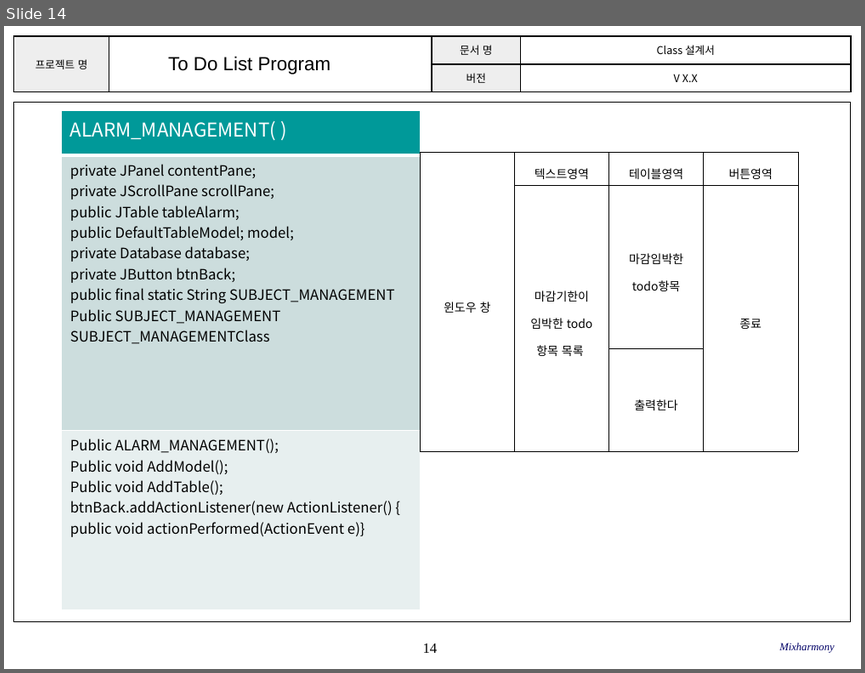
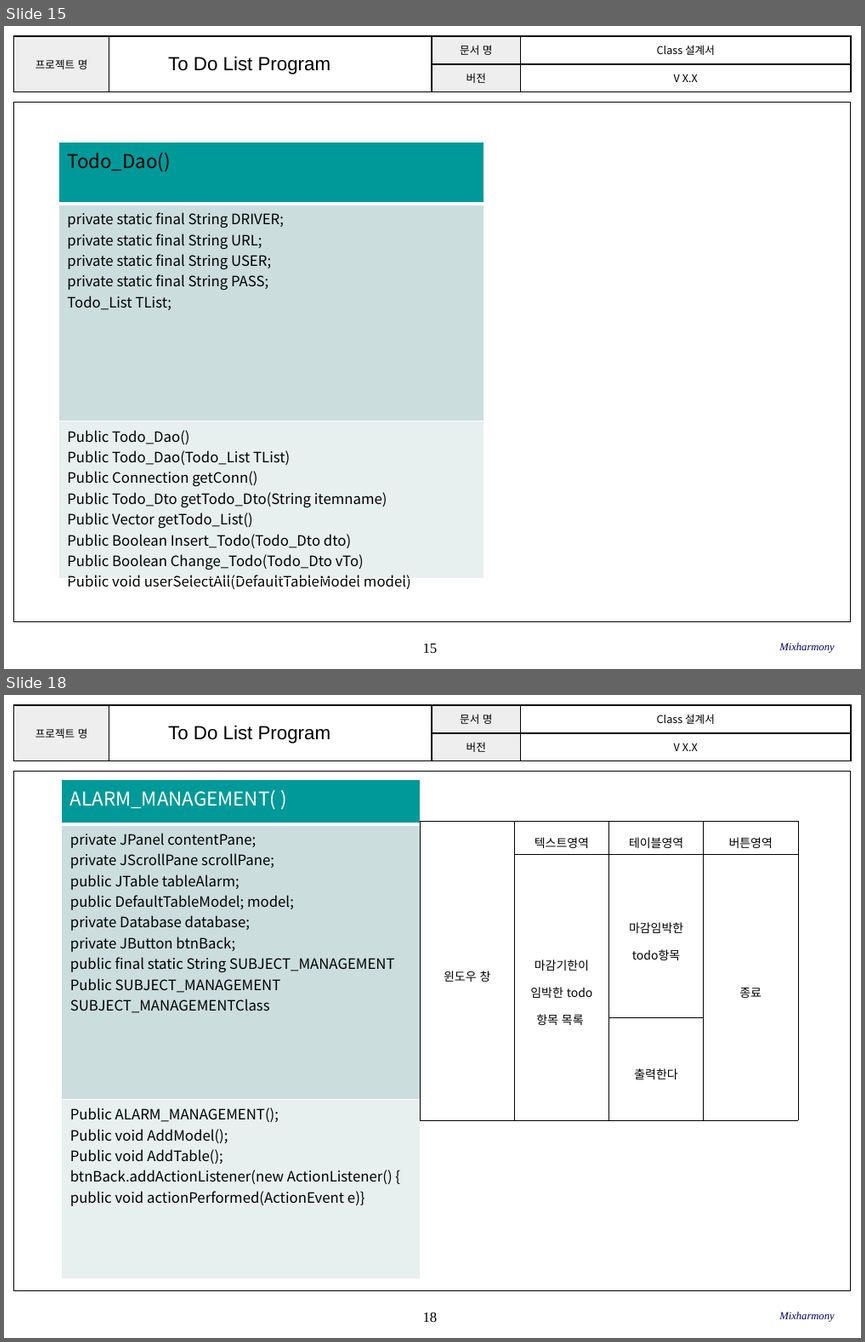
Before and after one commit to SE-admin/SE2017_2_mixharmony, a slide deck: doc/3_ 설계서/Class Design.pptx. Shown one above the other, each under a label of ours: slide 14 before the commit, slides 15 and 18 after it; the slides between them are not shown. The pictures are 865x673 and 865x1342 pixels, drawn with LibreOffice and Linux fonts; fonts in the diff are those of the drawing; background and template pictures are left out. Boxes give left, top, right and bottom in pixels: in the first picture for what was removed or moved away, otherwise in the second. Text is boxed around its words. In the diff, an @@ line names an element or a change of style, - is before the commit and + after.

```diff
--- a/doc/3_ 설계서/Class Design.pptx
+++ b/doc/3_ 설계서/Class Design.pptx
@@ slide 15 added at box(4, 26, 861, 669), background #FFFFFF; not listed: 3 template elements that a slide beside it also shows @@
@@ text added at box(168, 56, 331, 74), 16 pt, text #000000 @@
+To Do List Program
@@ table added at box(59, 142, 483, 592), 3 rows, 1 columns @@
+Todo_Dao()
+private static final String DRIVER; / private static final String URL; / private static final String USER; / private static final String PASS; / Todo_List TList;
+Public Todo_Dao() / Public Todo_Dao(Todo_List TList) / Public Connection getConn() / Public Todo_Dto getTodo_Dto(String itemname) / Public Vector getTodo_List() / Public Boolean Insert_Todo(Todo_Dto dto) / Public Boolean Change_Todo(Todo_Dto vTo) / Public void userSelectAll(DefaultTableModel model)
@@ text added at box(779, 642, 834, 652), 9 pt, text #000066, italic @@
+Mixharmony
@@ what was slide 14 is now slide 18 @@
@@ page number at box(423, 1312, 438, 1321): text changed @@
-14
+18
```
Also in this commit, not shown: 4 slides changed, 3 other slides added.
